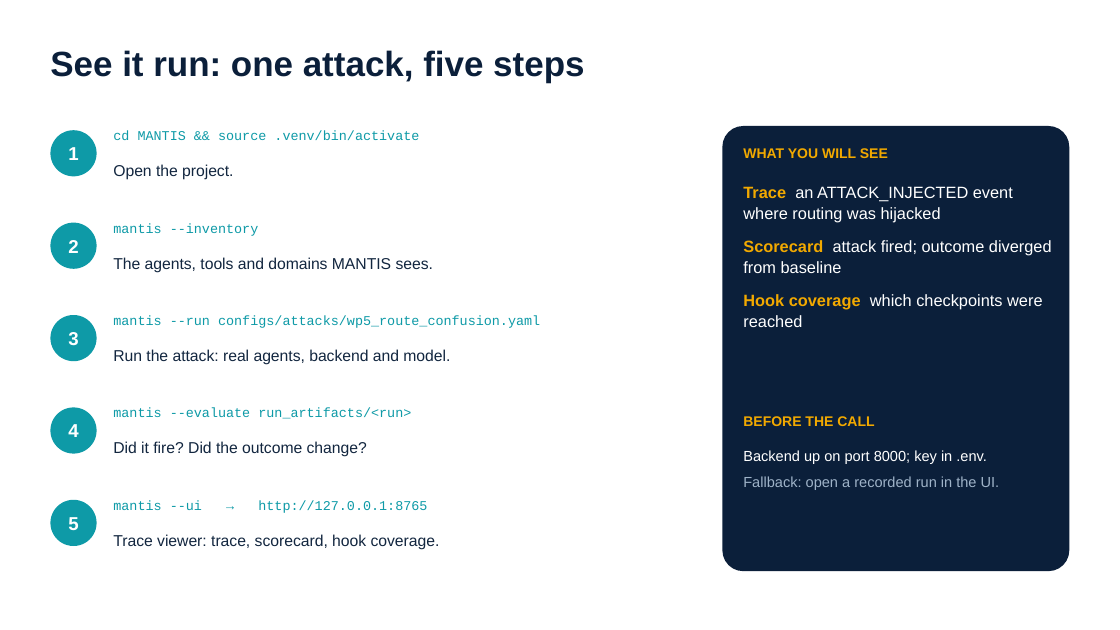
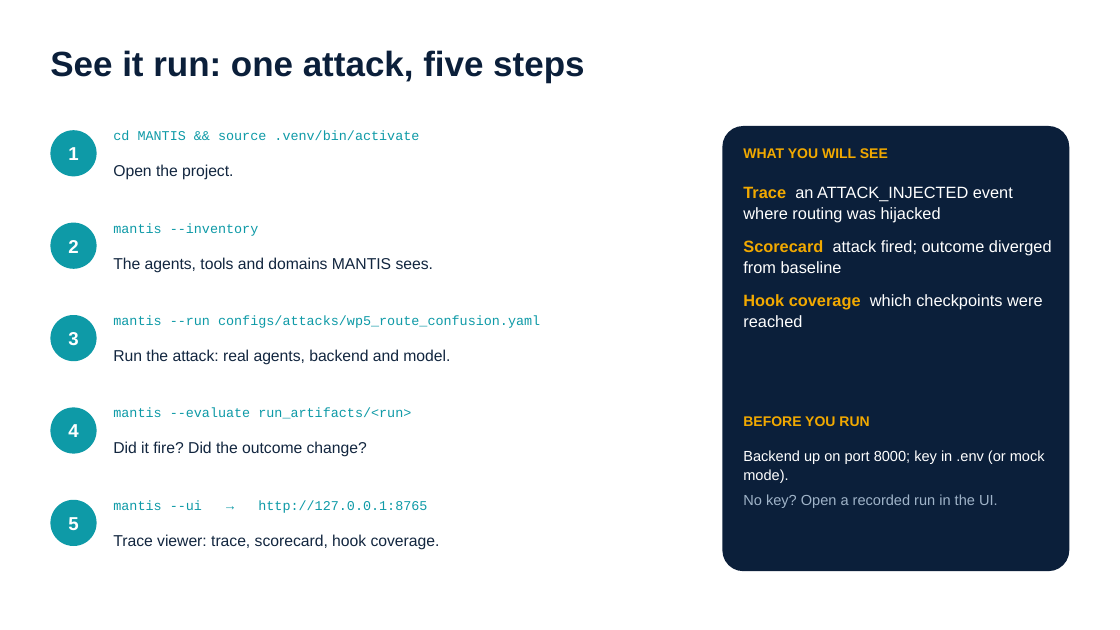
Before and after one commit to smartsystemslab-uf/MANTIS, a slide deck: slide 14 of presentations/MANTIS_Presentation_2026-09-24.pptx. Drawn at 1120x630 pixels with LibreOffice and Linux fonts; fonts in the diff are those of the drawing. Boxes give left, top, right and bottom in pixels: in the first picture for what was removed or moved away, otherwise in the second. Text is boxed around its words. In the diff, an @@ line names an element or a change of style, - is before the commit and + after.

```diff
--- a/presentations/MANTIS_Presentation_2026-09-24.pptx
+++ b/presentations/MANTIS_Presentation_2026-09-24.pptx
@@ text at <box>743,416,869,426</box>: text changed @@
-BEFORE THE CALL
+BEFORE YOU RUN
@@ text at <box>743,450,1045,508</box>: text changed; text colour #9FB3C8 to #FFFFFF @@
-Backend up on port 8000; key in .env.
-Fallback: open a recorded run in the UI.
+Backend up on port 8000; key in .env (or mock mode).
+No key? Open a recorded run in the UI.
```
Also in this commit, not shown: 5 other files.
